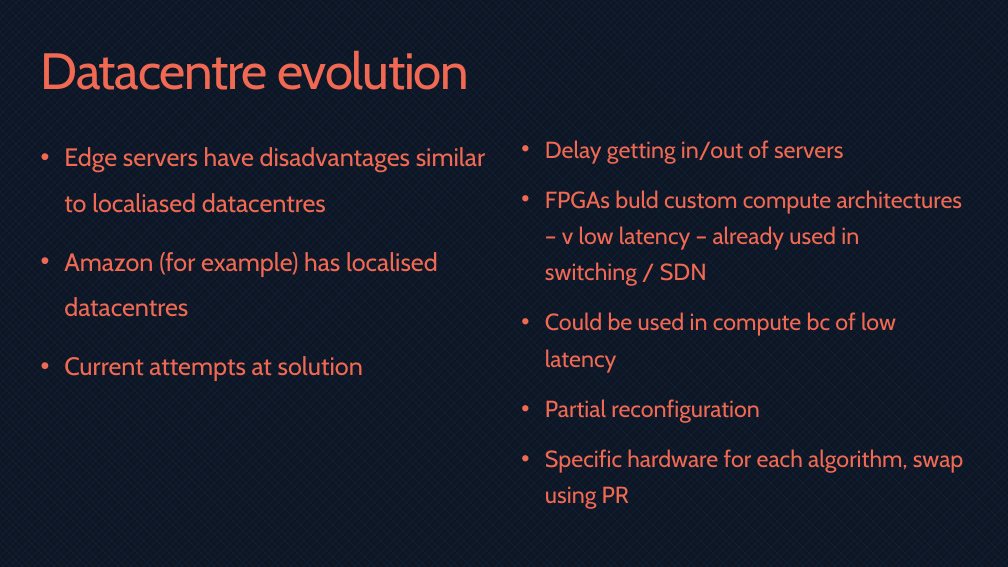
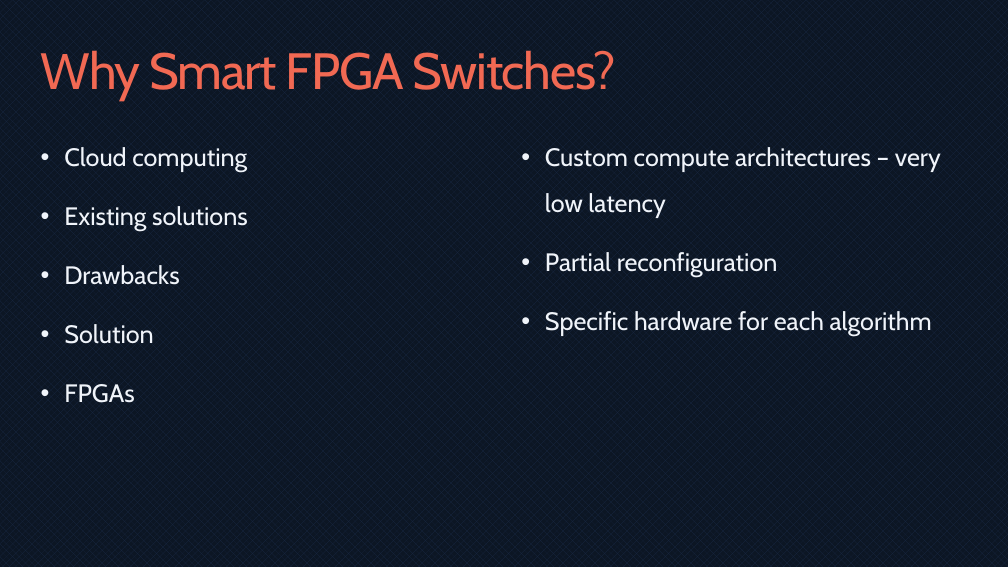
Before and after one commit to bmaximuml/CS351-Reports, a slide deck: slide 10 of Presentation/Network Switch Design on FPGAs.pptx (slide 6 before the commit). Drawn at 1008x567 pixels with LibreOffice and Linux fonts; fonts in the diff are those of the drawing. Boxes give left, top, right and bottom in pixels: in the first picture for what was removed or moved away, otherwise in the second. Text is boxed around its words. In the diff, an @@ line names an element or a change of style, - is before the commit and + after.

```diff
--- a/Presentation/Network Switch Design on FPGAs.pptx
+++ b/Presentation/Network Switch Design on FPGAs.pptx
@@ title at (41,50,616,100): text changed @@
-Datacentre evolution
+Why Smart FPGA Switches?
@@ text at (64,147,248,403): text changed; text colour #F16953 to #F0F4FA @@
-• Edge servers have disadvantages similar to localiased datacentres
-• Amazon (for example) has localised datacentres
-• Current attempts at solution
+• Cloud computing
+• Existing solutions
+• Drawbacks
+• Solution
+• FPGAs
@@ text at (545,147,941,218): text changed; size 22.2 to 24 pt; text colour #F16953 to #F0F4FA @@
-• Delay getting in/out of servers
-• FPGAs buld custom compute architectures – v low latency – already used in switching / SDN
-• Could be used in compute bc of low latency
-• Partial reconfiguration
-• Specific hardware for each algorithm, swap using PR
+• Custom compute architectures – very low latency
@@ text added at (545,252,932,336), 24 pt, text #F0F4FA @@
+• Partial reconfiguration
+• Specific hardware for each algorithm
```
Also in this commit, not shown: 8 other slides changed, 7 slides added, 1 slide removed, 20 other files.
